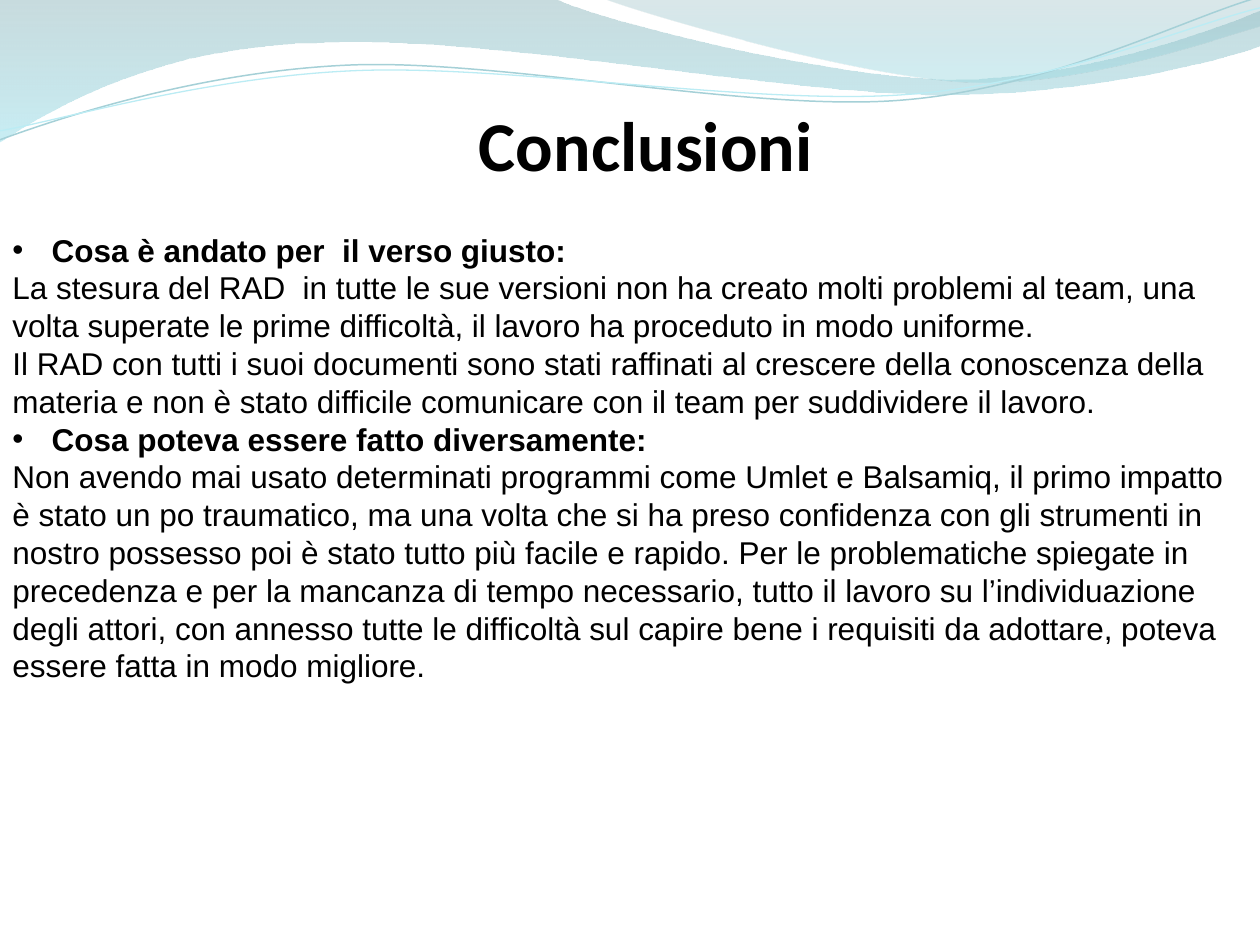
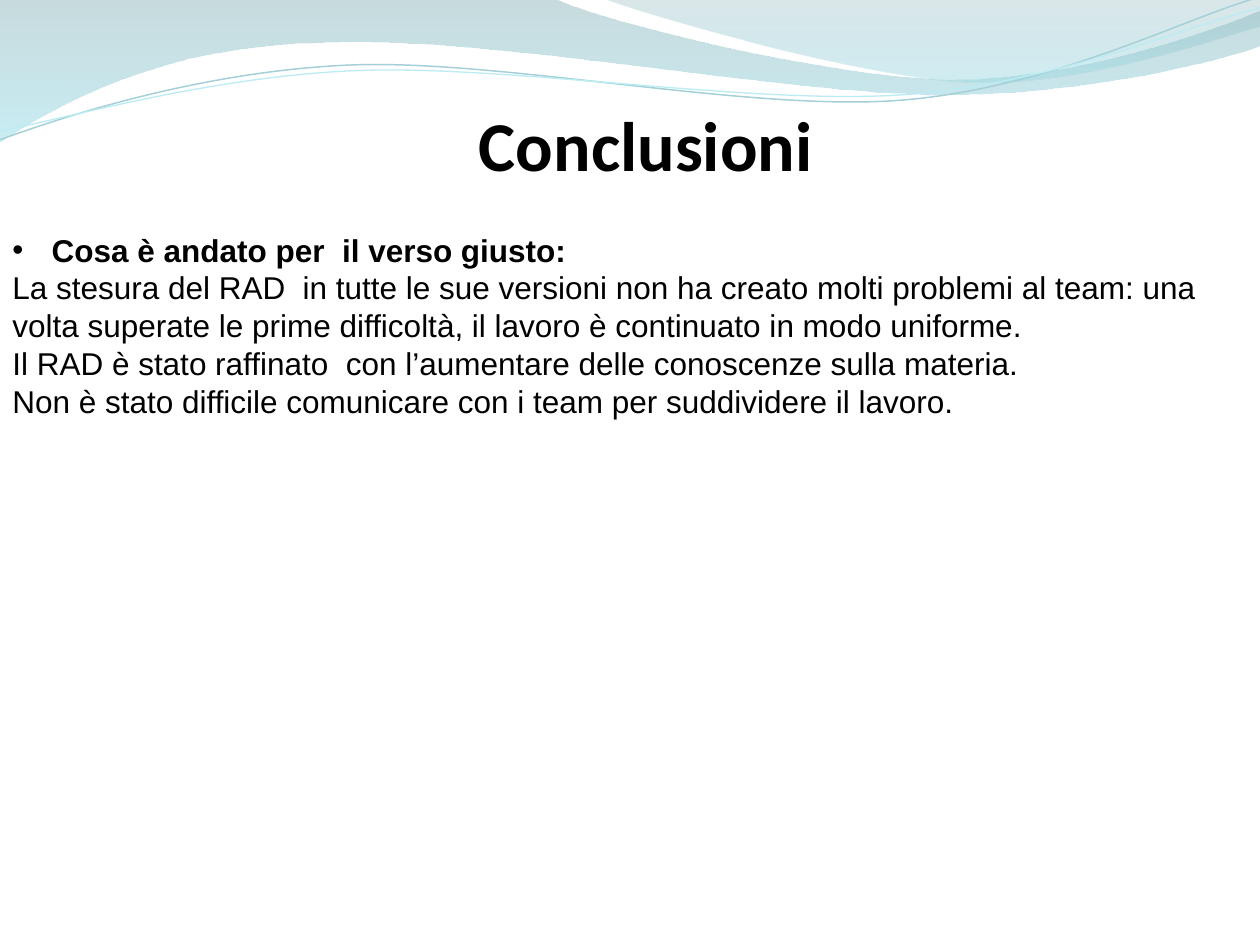
Before and after one commit to ammirate/at-silo, a slide deck: slide 16 of Presentazione/Atsilo2/Durante/Atsilo_M_PresentazioneFinale.pptx (slide 15 before the commit). Drawn at 1260x945 pixels with LibreOffice and Linux fonts; fonts in the diff are those of the drawing. Boxes give left, top, right and bottom in pixels: in the first picture for what was removed or moved away, otherwise in the second. Text is boxed around its words. In the diff, an @@ line names an element or a change of style, - is before the commit and + after.

```diff
--- a/Presentazione/Atsilo2/Durante/Atsilo_M_PresentazioneFinale.pptx
+++ b/Presentazione/Atsilo2/Durante/Atsilo_M_PresentazioneFinale.pptx
@@ text at (x1=12, y1=276, x2=1196, y2=419): text changed @@
-La stesura del RAD in tutte le sue versioni non ha creato molti problemi al team, una volta superate le prime difficoltà, il lavoro ha proceduto in modo uniforme.
-Il RAD con tutti i suoi documenti sono stati raffinati al crescere della conoscenza della
-materia e non è stato difficile comunicare con il team per suddividere il lavoro.
-• Cosa poteva essere fatto diversamente:
-Non avendo mai usato determinati programmi come Umlet e Balsamiq, il primo impatto è stato un po traumatico, ma una volta che si ha preso confidenza con gli strumenti in nostro possesso poi è stato tutto più facile e rapido. Per le problematiche spiegate in precedenza e per la mancanza di tempo necessario, tutto il lavoro su l’individuazione degli attori, con annesso tutte le difficoltà sul capire bene i requisiti da adottare, poteva essere fatta in modo migliore.
+La stesura del RAD in tutte le sue versioni non ha creato molti problemi al team: una volta superate le prime difficoltà, il lavoro è continuato in modo uniforme.
+Il RAD è stato raffinato con l’aumentare delle conoscenze sulla materia.
+Non è stato difficile comunicare con i team per suddividere il lavoro.
```
Also in this commit, not shown: 3 other slides changed, 3 slides added, 2 slides removed.
